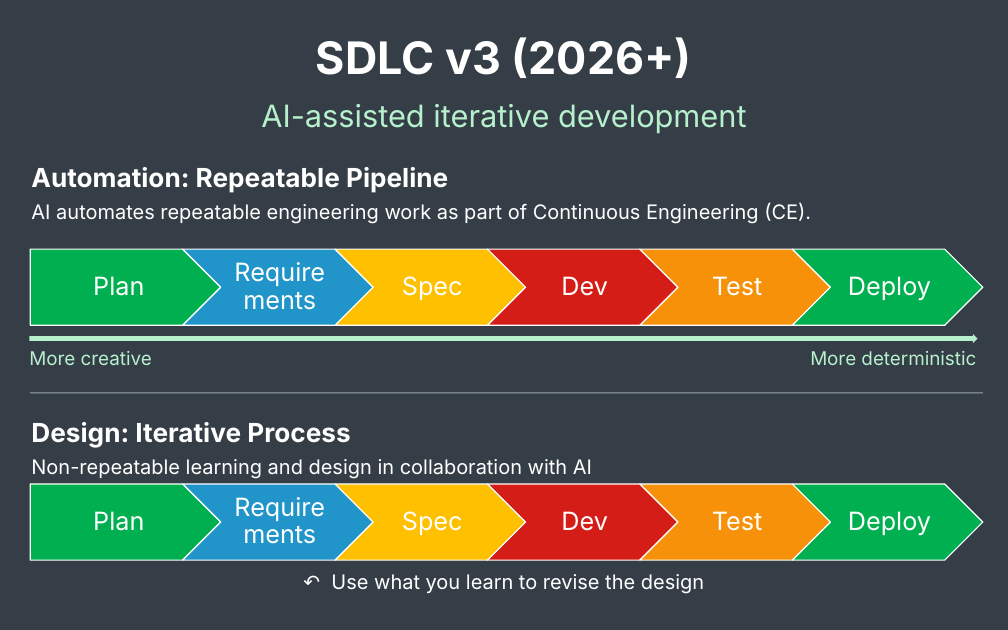
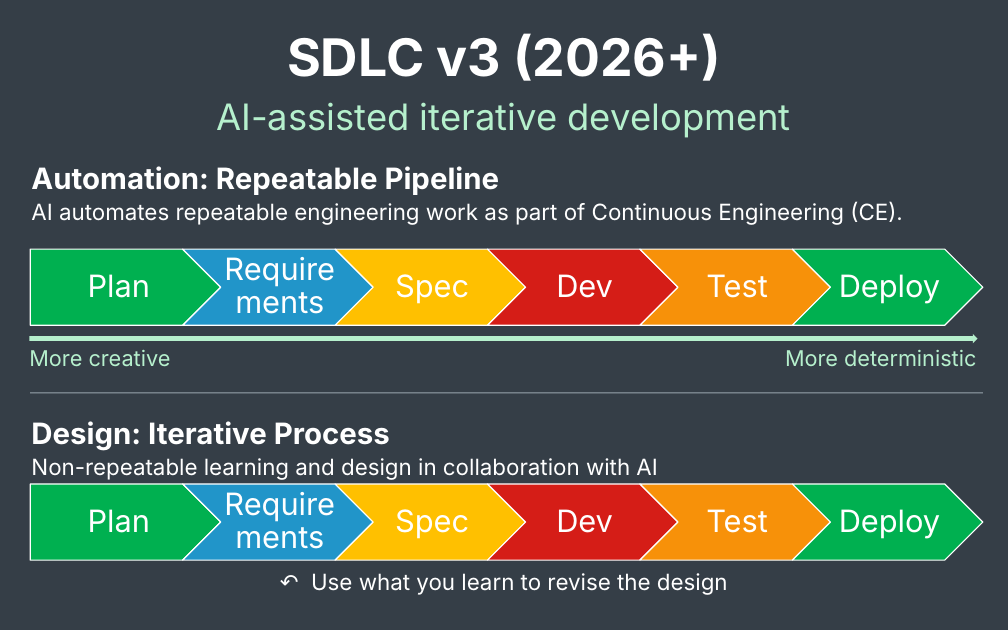
Before and after one commit to jacdevos/jacdevos.github.io, a slide deck: slide 5 of assets/article_images/2026-11-12-sdlc-in-the-agentic-era/sdlc-in-the-agentic-era.pptx. Drawn at 1008x630 pixels with LibreOffice and Linux fonts; fonts in the diff are those of the drawing. Boxes give left, top, right and bottom in pixels: in the first picture for what was removed or moved away, otherwise in the second. Text is boxed around its words. In the diff, an @@ line names an element or a change of style, - is before the commit and + after.

Commit message:
Enlarge text throughout the SDLC diagrams

```diff
--- a/assets/article_images/2026-11-12-sdlc-in-the-agentic-era/sdlc-in-the-agentic-era.pptx
+++ b/assets/article_images/2026-11-12-sdlc-in-the-agentic-era/sdlc-in-the-agentic-era.pptx
@@ text "SDLC v3 (2026+)" at (x1=287, y1=33, x2=721, y2=81): size 32 to 37 pt @@
@@ text "AI-assisted iterative development" at (x1=216, y1=102, x2=791, y2=138): size 22 to 26 pt @@
@@ text "Automation: Repeatable Pipeline" at (x1=31, y1=166, x2=500, y2=195): size 18.8 to 21 pt @@
@@ text at (x1=224, y1=257, x2=335, y2=314): text changed; size 18 to 22 pt @@
-Requirements
+Require
+ments
@@ text "More creative" at (x1=29, y1=350, x2=171, y2=367): size 13.5 to 15.5 pt @@
@@ text "More deterministic" at (x1=785, y1=350, x2=976, y2=366): size 13.5 to 15.5 pt @@
@@ text "Design: Iterative Process" at (x1=31, y1=421, x2=390, y2=451): size 18.8 to 21 pt @@
@@ text at (x1=224, y1=492, x2=335, y2=549): text changed; size 18 to 22 pt @@
-Requirements
+Require
+ments
@@ size 18 to 22 pt; more space between paragraphs in 10 elements at (x1=88, y1=274, x2=150, y2=298), (x1=395, y1=274, x2=469, y2=303), (x1=556, y1=274, x2=613, y2=298), (x1=706, y1=274, x2=768, y2=298), (x1=839, y1=274, x2=941, y2=303), (x1=88, y1=509, x2=150, y2=533), (x1=395, y1=509, x2=469, y2=538), (x1=556, y1=509, x2=613, y2=533), (x1=706, y1=509, x2=768, y2=533), (x1=839, y1=509, x2=941, y2=538) @@
@@ size 14.2 to 16 pt in 3 elements at (x1=31, y1=201, x2=902, y2=225), (x1=31, y1=458, x2=657, y2=480), (x1=311, y1=573, x2=728, y2=595) @@
```
Also in this commit, not shown: 2 other slides changed, 3 other files.
